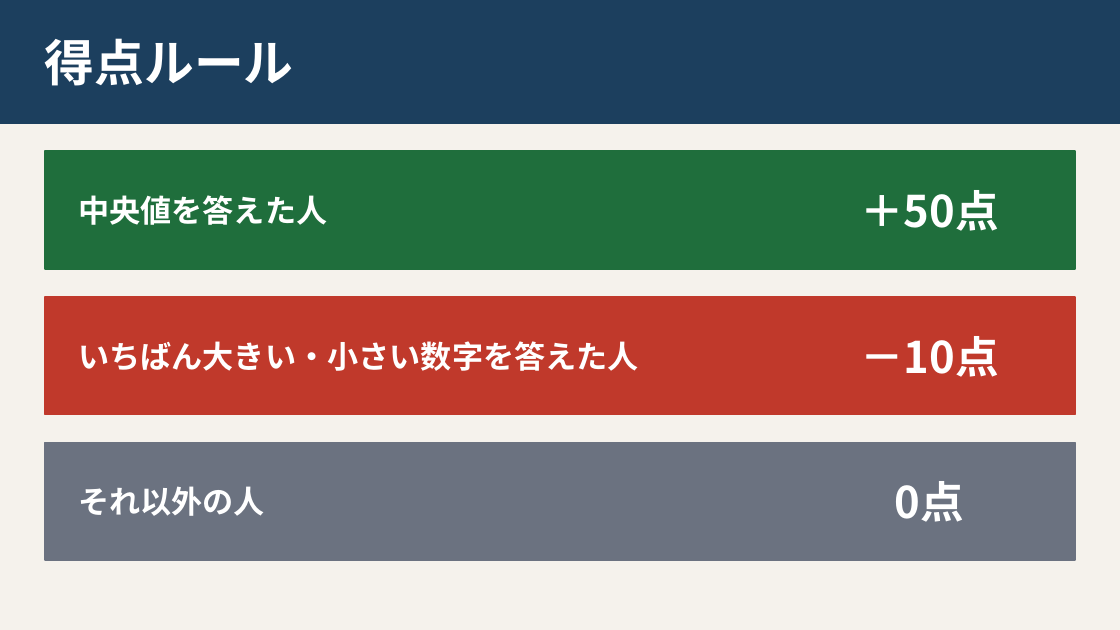
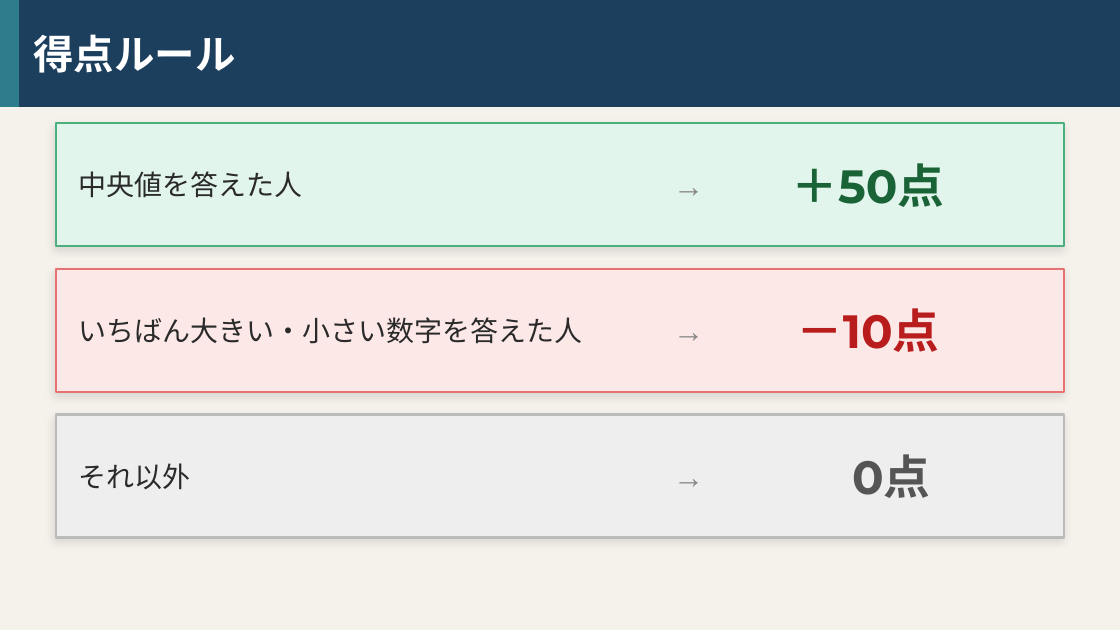
Before and after one commit to tagiiii/roomk-tools, a slide deck: slide 3 of docs/iisen-show-guide.pptx. Drawn at 1120x630 pixels with LibreOffice and Linux fonts; fonts in the diff are those of the drawing. Boxes give left, top, right and bottom in pixels: in the first picture for what was removed or moved away, otherwise in the second. Text is boxed around its words. In the diff, an @@ line names an element or a change of style, - is before the commit and + after.

```diff
--- a/docs/iisen-show-guide.pptx
+++ b/docs/iisen-show-guide.pptx
@@ rectangle: place and size @@
-rectangle at <box>0,0,1120,123</box>
+rectangle at <box>0,0,1120,106</box>
@@ rectangle added at <box>0,0,18,106</box>, fill #2E7D8C, outline #2E7D8C 1 pt @@
@@ text "得点ルール": place and size @@
-text "得点ルール" at <box>45,38,294,86</box>
+text "得点ルール" at <box>34,34,236,73</box>
@@ text "得点ルール" at <box>34,34,236,73</box>: size 32 to 26 pt, font Noto Sans CJK JP to Montserrat @@
@@ rectangle: place and size @@
-rectangle at <box>45,151,1075,269</box>
+rectangle at <box>56,123,1064,246</box>
@@ rectangle at <box>56,123,1064,246</box>: fill #1F6E3C to #E2F5EC; outline #1F6E3C 1 pt to #4CAF7D 1.5 pt; shadow on @@
@@ text "中央値を答えた人": place and size @@
-text "中央値を答えた人" at <box>78,195,327,225</box>
+text "中央値を答えた人" at <box>78,171,302,198</box>
@@ text "中央値を答えた人" at <box>78,171,302,198</box>: size 20 to 18 pt, font Noto Sans CJK JP to Calibri, text colour #FFFFFF to #2A2A2A, bold off @@
@@ text added at <box>661,123,717,246</box>, 20 pt, text #888888 @@
+→
@@ text "＋50点": place and size @@
-text "＋50点" at <box>860,190,998,231</box>
+text "＋50点" at <box>792,163,945,207</box>
@@ text "＋50点" at <box>792,163,945,207</box>: size 28 to 30 pt, font Noto Sans CJK JP to Montserrat, text colour #FFFFFF to #1A6337 @@
@@ rectangle: place and size @@
-rectangle at <box>45,297,1075,414</box>
+rectangle at <box>56,269,1064,392</box>
@@ rectangle at <box>56,269,1064,392</box>: fill #C0392B to #FDE8E8; outline #C0392B 1 pt to #E57373 1.5 pt; shadow on @@
@@ text "いちばん大きい・小さい数字を答えた人" at <box>78,317,582,344</box>: size 20 to 18 pt, font Noto Sans CJK JP to Calibri, text colour #FFFFFF to #2A2A2A, bold off @@
@@ text "いちばん大きい・小さい数字を答えた人": place and size @@
-text "いちばん大きい・小さい数字を答えた人" at <box>78,341,639,371</box>
+text "いちばん大きい・小さい数字を答えた人" at <box>78,317,582,344</box>
@@ text added at <box>661,269,717,392</box>, 20 pt, text #888888 @@
+→
@@ text "－10点": place and size @@
-text "－10点" at <box>860,336,998,377</box>
+text "－10点" at <box>796,308,939,352</box>
@@ text "－10点" at <box>796,308,939,352</box>: size 28 to 30 pt, font Noto Sans CJK JP to Montserrat, text colour #FFFFFF to #B91C1C @@
@@ rectangle: place and size @@
-rectangle at <box>45,442,1075,560</box>
+rectangle at <box>56,414,1064,538</box>
@@ rectangle at <box>56,414,1064,538</box>: fill #6B7280 to #EEEEEE; outline #6B7280 1 pt to #BBBBBB 1.5 pt; shadow on @@
@@ text added at <box>661,414,717,538</box>, 20 pt, text #888888 @@
+→
@@ text "0点": place and size @@
-text "0点" at <box>895,481,964,522</box>
+text "0点" at <box>852,454,930,498</box>
@@ text "0点" at <box>852,454,930,498</box>: size 28 to 30 pt, font Noto Sans CJK JP to Montserrat, text colour #FFFFFF to #555555 @@
@@ text at <box>78,463,190,490</box>: text changed; size 20 to 18 pt; font Noto Sans CJK JP to Calibri; text colour #FFFFFF to #2A2A2A; bold off @@
-それ以外の人
+それ以外
```
Also in this commit, not shown: 5 other slides changed, 2 other files.
